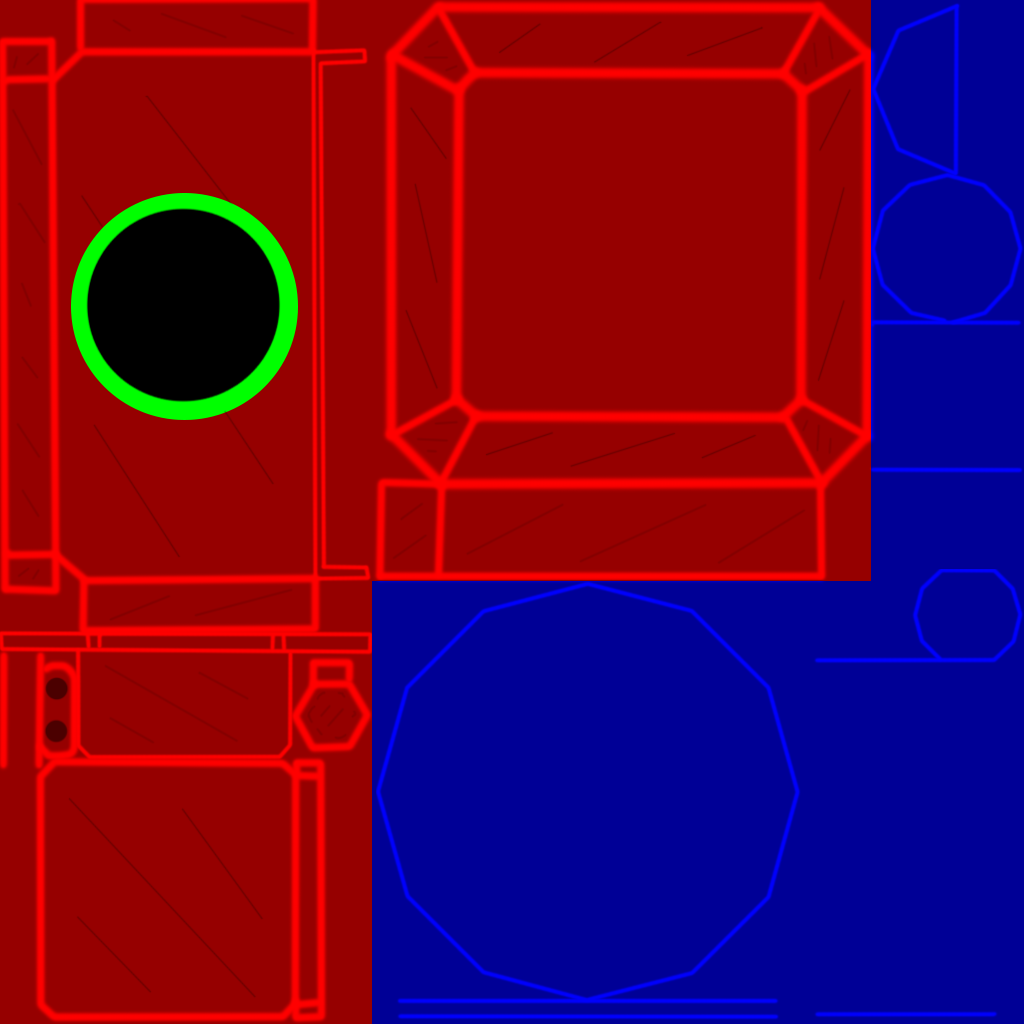
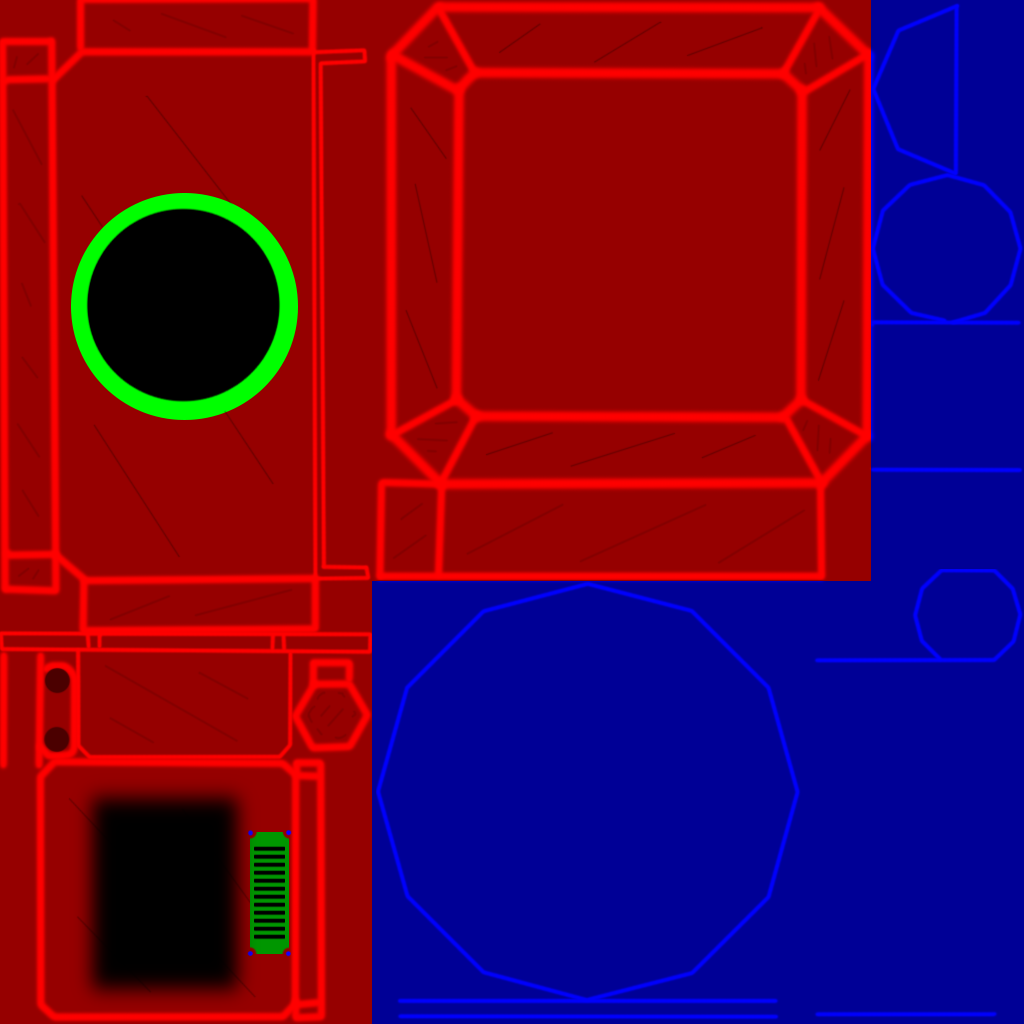
The second (1024, 1024) image is a revision of the first. Changes to its layers:
painted on "B" over box(74, 779, 285, 1008)
painted on "Details25" over box(250, 899, 264, 920)
added layer "G150" above "G255" over box(250, 832, 289, 954)
painted on "B255" over box(247, 829, 292, 957)
painted on "R75" over box(43, 667, 71, 753)
hid "Ebene" (2nd of 2) over box(43, 667, 292, 1008)
